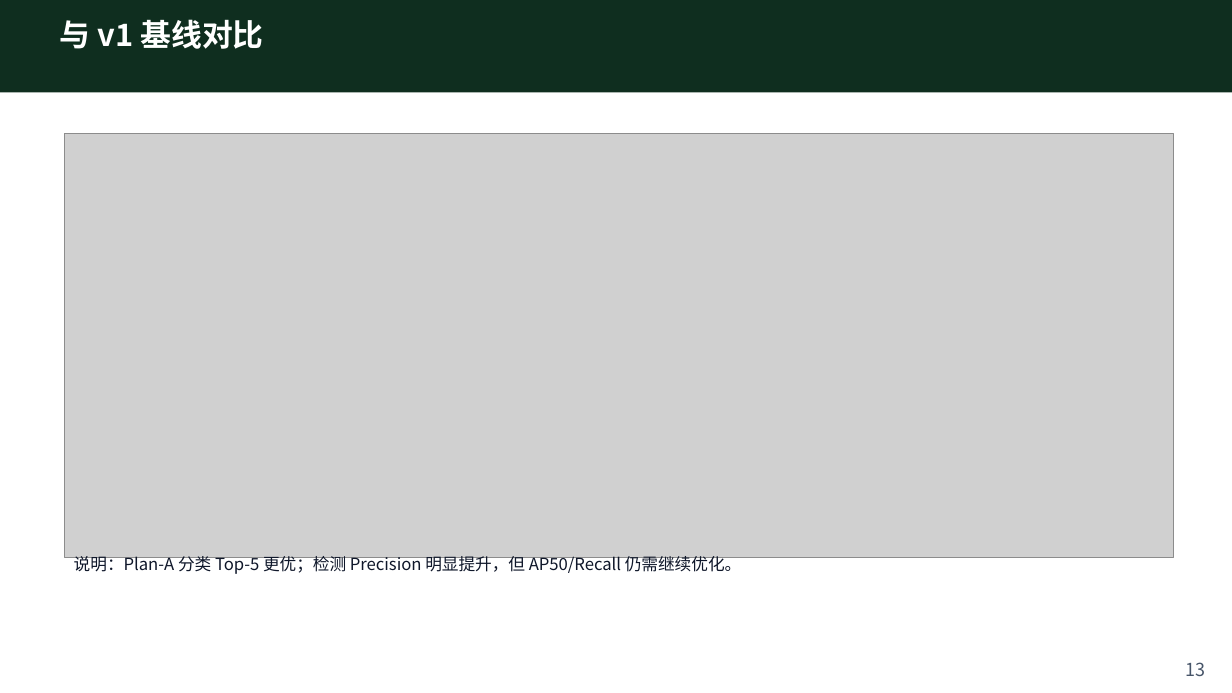
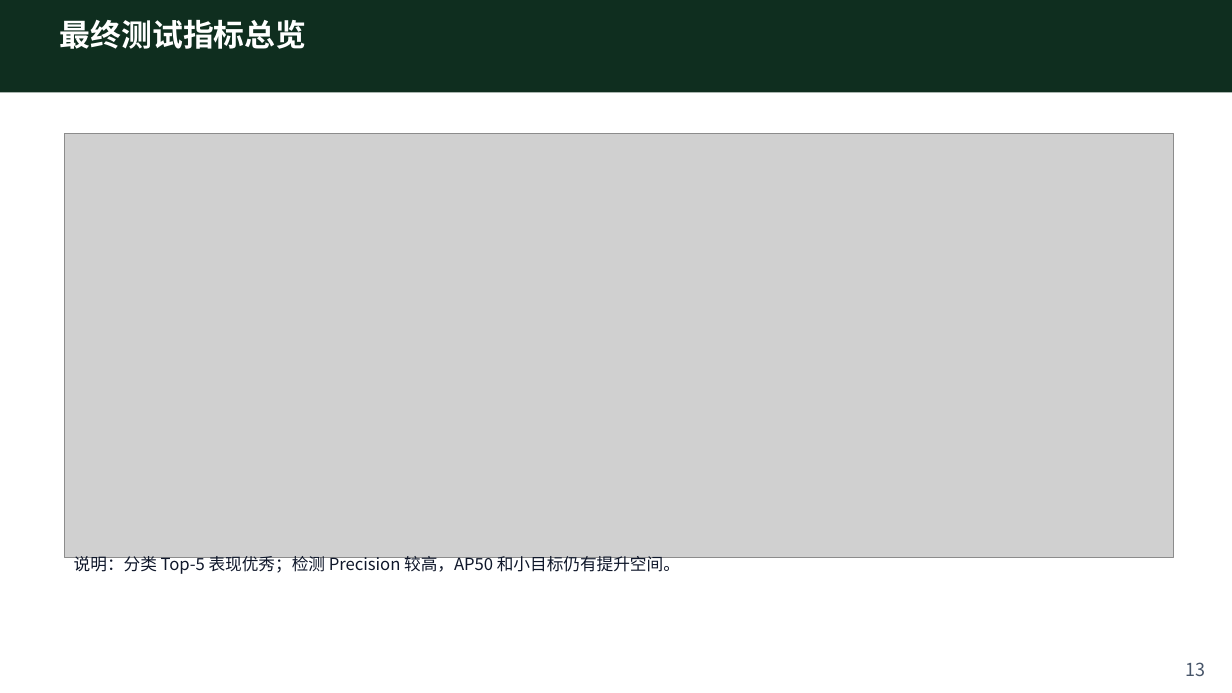
Before and after one commit to kfzeng1/DLCPD-25, a slide deck: slide 13 of docs/presentations/plan-a-model-architecture.pptx. Drawn at 1232x693 pixels with LibreOffice and Linux fonts; fonts in the diff are those of the drawing; grey boxes stand for pictures. Boxes give left, top, right and bottom in pixels: in the first picture for what was removed or moved away, otherwise in the second. Text is boxed around its words. In the diff, an @@ line names an element or a change of style, - is before the commit and + after.

```diff
--- a/docs/presentations/plan-a-model-architecture.pptx
+++ b/docs/presentations/plan-a-model-architecture.pptx
@@ text at (x1=60, y1=19, x2=306, y2=49): text changed @@
-与 v1 基线对比
+最终测试指标总览
@@ text at (x1=74, y1=554, x2=680, y2=574): text changed @@
-说明：Plan-A 分类 Top-5 更优；检测 Precision 明显提升，但 AP50/Recall 仍需继续优化。
+说明：分类 Top-5 表现优秀；检测 Precision 较高，AP50 和小目标仍有提升空间。
```
Also in this commit, not shown: 1 other slide changed, 1 slide added, 1 slide removed, 5 other files.
